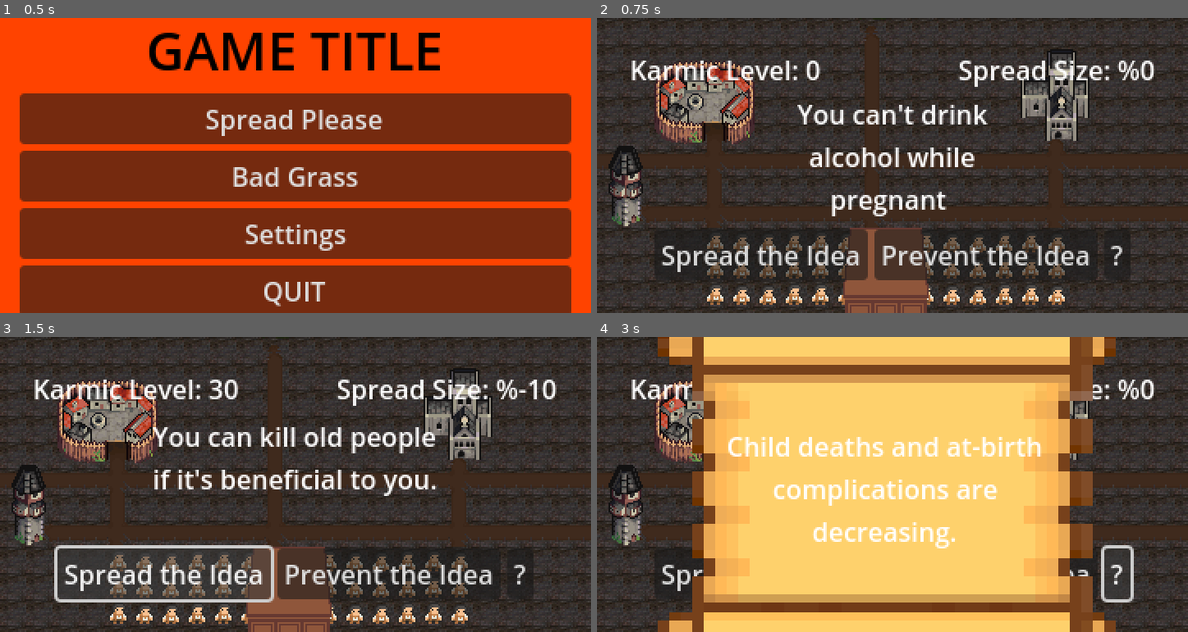
Above: before the commit, frames 1-4 (two rows, left to right).
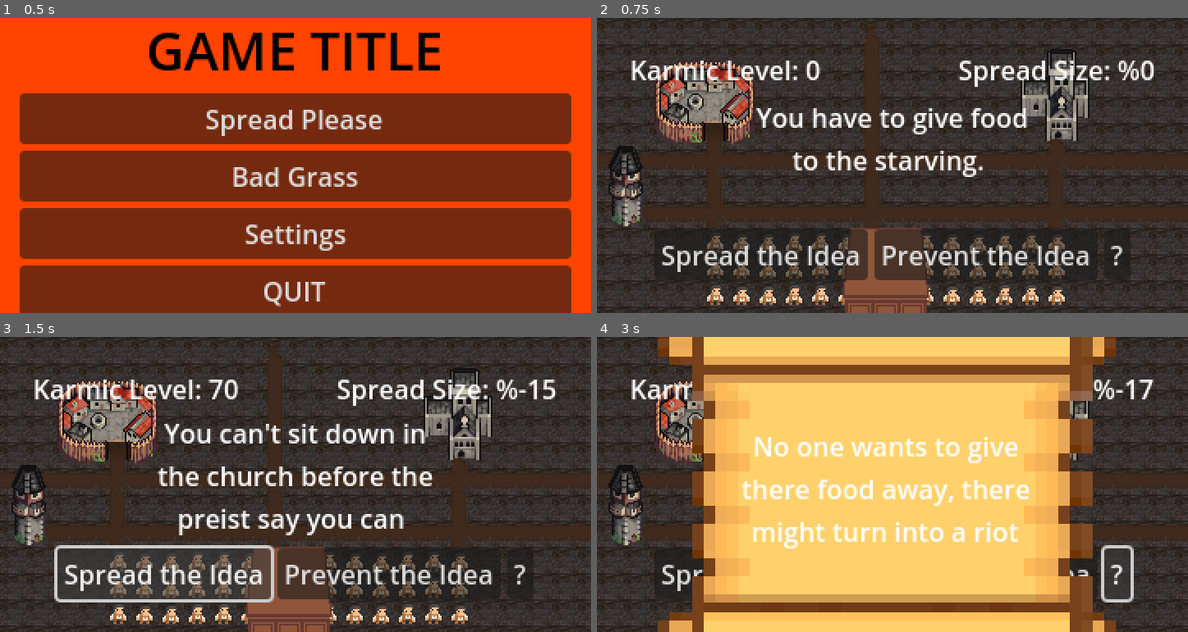
Above: after the commit, the same moments.

Repository: PEMDAS-Studio/GameJam24
Game: Godot game, scene res://main_menu/main_menu.tscn
Two runs of this game, one before a commit and one after it. Both use one fixed random seed, a clock stepped at 60 frames per second and the inputs below.
Inputs:
- Up to frame 1 (0.5 s): no input
- Up to frame 2 (0.75 s): click "Spread Please" at 0.5 s
- Up to frame 3 (1.5 s): click "Spread the Idea" at 1.25 s
- Up to frame 4 (3 s): click "Prevent the Idea" at 2 s; click "?" at 2.75 s

Frame 1 is identical in both runs. In frame 2, 3.9% of the frame differs, in the area x 26-73%, y 29-68%; in frame 3, 5.6%, in the area x 25-95%, y 14-68%; in frame 4, 5.4%.

Commit message:
MAde some more ideas to accept or deny

Diff:
--- a/gameproj/SpreadPlease/Scripts/ideas.json
+++ b/gameproj/SpreadPlease/Scripts/ideas.json
@@ -22,5 +22,53 @@
 		"accepted_spread_level": -10,
 		"rejected_spread_level": 10,
 		"consequences": "Child deaths and at-birth complications are decreasing."
-	}
+	},
+	{
+		"text": "You have to fast on every red moon",
+		"accepted_karmic_value": -10,
+		"rejected_karmic_value": 30,
+		"accepted_spread_level": 5,
+		"rejected_spread_level": 30,
+		"consequences": "Peasants and low commoners might riot against you, since they have lack of ways to get food."
+	},
+	{
+		"text": "You can't drink alcohol on sundays ",
+		"accepted_karmic_value": 50,
+		"rejected_karmic_value": -20,
+		"accepted_spread_level": 30,
+		"rejected_spread_level": -10,
+		"consequences": "Capitalist will love this idea this means less people beind hungover so they can make them work harder."
+	},
+	{
+		"text": "You have to bow to the Pope when ever he arrives ",
+		"accepted_karmic_value": 25,
+		"rejected_karmic_value": -5,
+		"accepted_spread_level": 10,
+		"rejected_spread_level": -3,
+		"consequences": "Your in the pope good favor and you want that."
+	},
+	{
+		"text": "You can steal on every wednesday when no one is looking ",
+		"accepted_karmic_value": -15,
+		"rejected_karmic_value": 20,
+		"accepted_spread_level": 30,
+		"rejected_spread_level": -20,
+		"consequences": "Capitalist will hate this idea so will the pope, someone will love it."
+	},
+	{
+		"text": "You can't sit down in the church before the preist say you can ",
+		"accepted_karmic_value": 55,
+		"rejected_karmic_value": -35,
+		"accepted_spread_level": 20,
+		"rejected_spread_level": -2,
+		"consequences": "You will have the favour of the pope and the church."
+	},
+	{
+		"text": "You have to give food to the starving. ",
+		"accepted_karmic_value": 70,
+		"rejected_karmic_value": -20,
+		"accepted_spread_level": -15,
+		"rejected_spread_level": 5,
+		"consequences": "No one wants to give there food away, there might turn into a riot",
+	},
 ]
--- a/gameproj/SpreadPlease/Scripts/sp_ui.gd
+++ b/gameproj/SpreadPlease/Scripts/sp_ui.gd
@@ -15,7 +15,7 @@
 var karmicLevel:int = 0
 var spreadLevel:int = 0
 var currentIdea:int
-var totalIdeas:int = 3
+var totalIdeas:int = 9
 var ideas = [];
 var spreadIdeas = [];
 
